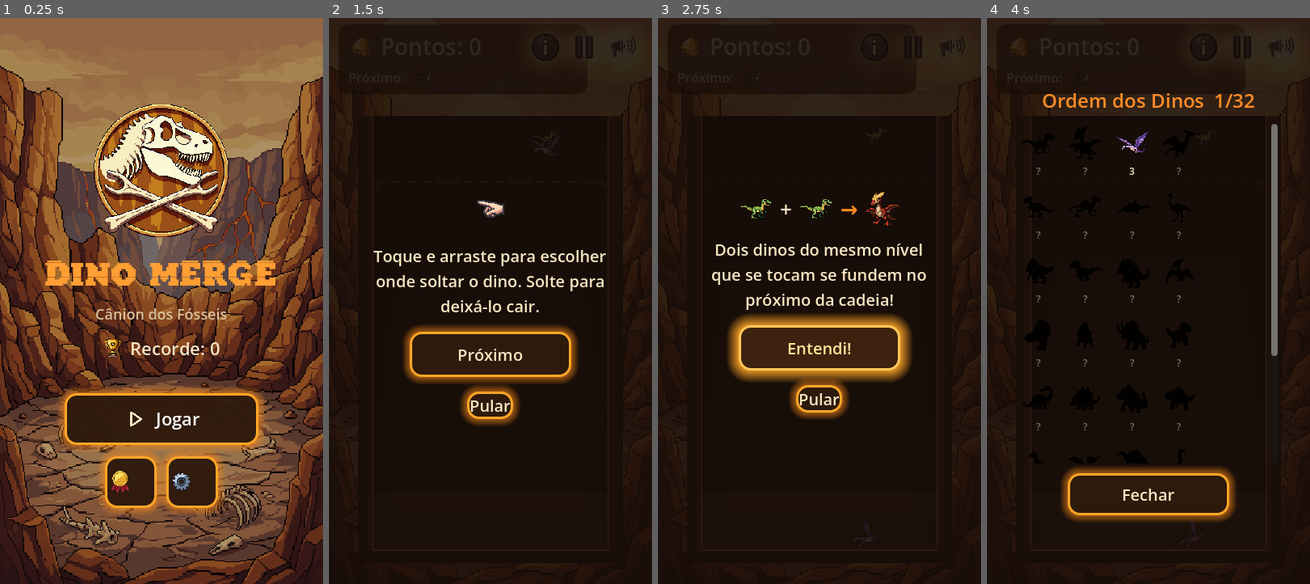
Above: before the commit, frames 1-4 (left to right).
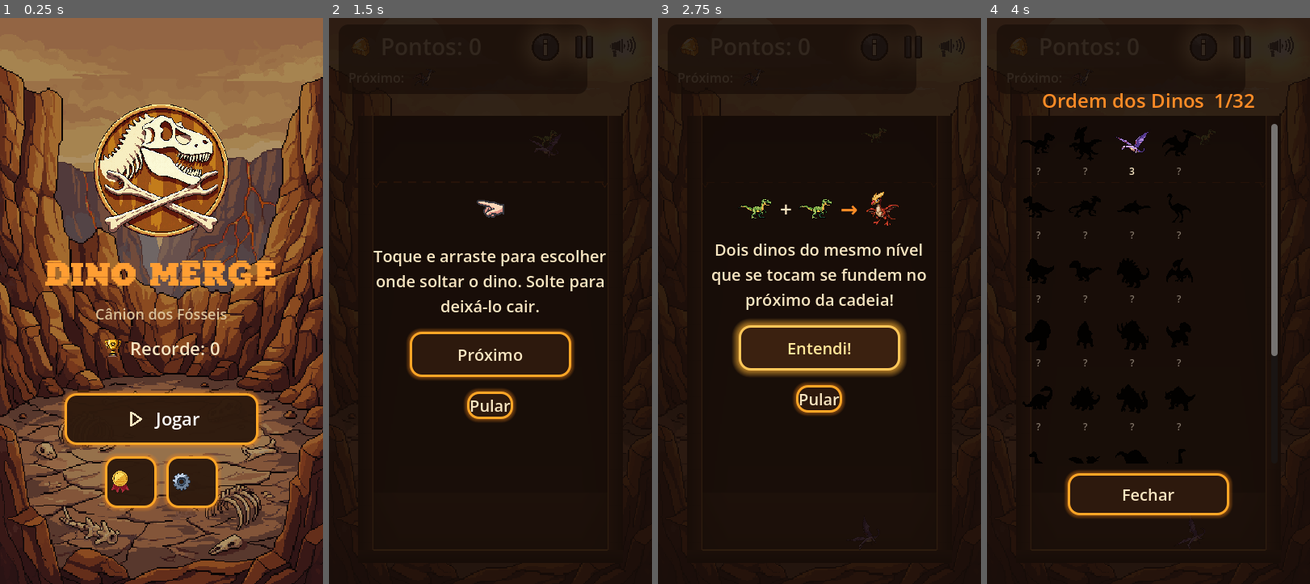
Above: after the commit, the same moments.

Repository: PedroHBGuimaraes/dino-merge
Game: Godot game, scene res://scenes/MainMenu.tscn
Same seed, same stepped clock (60 frames per second), same inputs: the game is played once before the commit and once after it. Sound files missing from this copy of the repository are replaced by a short silence.
Inputs (mouse positions are in pixels of both pictures, inside the frame that each line leads up to):
- Up to frame 1 (0.25 s): no input
- Up to frame 2 (1.5 s): click (490, 419) at 0.5 s; click (545, 46) at 1.25 s
- Up to frame 3 (2.75 s): click "Próximo" at 2 s
- Up to frame 4 (4 s): click "Entendi!" at 2.75 s; click (1203, 46) at 3.5 s

The runs differ from the first frame. In frame 1, 1.8% of the frame differs, in the area x 18-82%, y 65-88%; in frame 2, 2.0%; in frame 3, 3.1%, in the area x 21-79%, y 52-71%; in frame 4, 1.4%.

Commit message:
P2/C2: new-species toast, graduated shake, tiered score pop, calmer glow
- Toast system also fires "New species!" the first time a merge creates a
  chain level >= 5 (the spawner pool is filtered out). New string
  TOAST_NEW_SPECIES; queue entries are typed dicts now.
- Screen shake is graduated from chain index 10 up (was a single hard
  shake only at 26+), strength/duration scaled to how deep the merge is.
- Floating "+score" grows and warms (pale gold -> ember) with the merged
  tier, so a chain-topping merge visibly lands harder.
- Dialed the theme button glow down (shadow_size 10/16 -> 5/9) -- the
  pause menu buttons were over-haloed.

Co-Authored-By: Claude Sonnet 5 <noreply@anthropic.com>
Claude-Session: https://claude.ai/code/session_01NQG1usNTUr9ZTSvK2Fgmrp

Diff:
--- a/assets/ui/theme/main_theme.tres
+++ b/assets/ui/theme/main_theme.tres
@@ -11,8 +11,8 @@
 corner_radius_top_right = 14
 corner_radius_bottom_right = 14
 corner_radius_bottom_left = 14
-shadow_color = Color(1, 0.55, 0.1, 0.55)
-shadow_size = 10
+shadow_color = Color(1, 0.55, 0.1, 0.4)
+shadow_size = 5
 
 [sub_resource type="StyleBoxFlat" id="StyleBoxFlat_hover"]
 bg_color = Color(0.22, 0.12, 0.06, 0.97)
@@ -25,8 +25,8 @@
 corner_radius_top_right = 14
 corner_radius_bottom_right = 14
 corner_radius_bottom_left = 14
-shadow_color = Color(1, 0.65, 0.15, 0.85)
-shadow_size = 16
+shadow_color = Color(1, 0.7, 0.2, 0.6)
+shadow_size = 9
 
 [sub_resource type="StyleBoxFlat" id="StyleBoxFlat_pressed"]
 bg_color = Color(0.1, 0.06, 0.03, 1)
--- a/scripts/achievement_toast.gd
+++ b/scripts/achievement_toast.gd
@@ -1,13 +1,16 @@
 extends Control
 
-## In-run popup when an achievement unlocks. GameManager.achievement_unlocked
-## fires the moment a threshold is crossed mid-play (add_score / register_merge
-## / register_game_started) but nothing was listening -- the player only found
-## out by opening the menu screen later. This slides a card down from the top
-## edge, holds, slides back, one at a time from a queue.
+## In-run popups: achievement unlocked, and first time a new species is
+## created. Both used to be invisible until you opened a menu. A card
+## slides down from under the HUD, holds, slides back, one at a time from
+## a queue.
 ##
 ## Built entirely in code and dropped in as a single node (same pattern as
 ## FloatingScoreText) -- it has no editable layout worth a .tscn.
+
+## Species below this index come straight out of the spawner every game --
+## only toast the ones you had to merge your way up to.
+const SPECIES_TOAST_MIN_INDEX := 5
 
 const CARD_WIDTH := 300.0
 const CARD_HEIGHT := 64.0
@@ -19,10 +22,13 @@
 const SLIDE_IN := 0.35
 const SLIDE_OUT := 0.3
 
-var _queue: Array[String] = []
+## Each entry: {"kind": "achievement"|"species", "icon": Texture2D,
+## "kicker": String, "title": String}.
+var _queue: Array[Dictionary] = []
 var _busy := false
 var _card: Panel
 var _icon: TextureRect
+var _kicker: Label
 var _title: Label
 var _sfx: AudioStreamPlayer
 
@@ -34,10 +40,39 @@
 	_build()
 	_card.position.y = HIDDEN_Y
 	GameManager.achievement_unlocked.connect(_on_achievement_unlocked)
+	GameManager.species_discovered.connect(_on_species_discovered)
 
 
 func _on_achievement_unlocked(id: String) -> void:
-	_queue.append(id)
+	var achievement := Achievements.get_by_id(id)
+	if achievement == null:
+		return
+	_enqueue(
+		{
+			"kind": "achievement",
+			"icon": achievement.icon,
+			"kicker": tr("ACH_TOAST_UNLOCKED"),
+			"title": tr(achievement.title),
+		}
+	)
+
+
+func _on_species_discovered(index: int) -> void:
+	if index < SPECIES_TOAST_MIN_INDEX:
+		return
+	var lvl := DinoChain.get_level(index)
+	_enqueue(
+		{
+			"kind": "species",
+			"icon": lvl.texture,
+			"kicker": tr("TOAST_NEW_SPECIES"),
+			"title": lvl.dino_name,
+		}
+	)
+
+
+func _enqueue(entry: Dictionary) -> void:
+	_queue.append(entry)
 	if not _busy:
 		_pump()
 
@@ -47,13 +82,10 @@
 		_busy = false
 		return
 	_busy = true
-	var id: String = _queue.pop_front()
-	var achievement := Achievements.get_by_id(id)
-	if achievement == null:
-		_pump()
-		return
-	_icon.texture = achievement.icon
-	_title.text = tr(achievement.title)
+	var entry: Dictionary = _queue.pop_front()
+	_icon.texture = entry["icon"]
+	_kicker.text = entry["kicker"]
+	_title.text = entry["title"]
 	_card.position.x = (size.x - CARD_WIDTH) * 0.5
 	if _sfx.stream != null:
 		_sfx.play()
@@ -111,11 +143,10 @@
 	text.add_theme_constant_override("separation", 1)
 	row.add_child(text)
 
-	var kicker := Label.new()
-	kicker.text = tr("ACH_TOAST_UNLOCKED")
-	kicker.add_theme_font_size_override("font_size", 12)
-	kicker.add_theme_color_override("font_color", Color(1.0, 0.78, 0.35, 1.0))
-	text.add_child(kicker)
+	_kicker = Label.new()
+	_kicker.add_theme_font_size_override("font_size", 12)
+	_kicker.add_theme_color_override("font_color", Color(1.0, 0.78, 0.35, 1.0))
+	text.add_child(_kicker)
 
 	_title = Label.new()
 	_title.add_theme_font_size_override("font_size", 18)
--- a/scripts/main.gd
+++ b/scripts/main.gd
@@ -40,9 +40,9 @@
 const BG_MID_SCORE := 300
 const BG_HIGH_SCORE := 800
 
-## From this level index up, a merge is rare/special enough to earn a
-## screen shake on top of the usual particles/pop (top ~6 of 32 levels).
-const HIGH_MERGE_SHAKE_LEVEL := 26
+## From this level index up, a merge earns a (proportional) screen shake
+## on top of the usual particles/pop -- roughly the back half of the chain.
+const MID_MERGE_SHAKE_LEVEL := 10
 
 ## The dino currently loaded in the spawner (dragged/dropped on release).
 var current_level_index: int = 0
@@ -275,7 +275,7 @@
 	merge_sfx.volume_db = level_fraction * 4.0
 	merge_sfx.play()
 
-	_spawn_floating_score(global_pos, score_awarded)
+	_spawn_floating_score(global_pos, score_awarded, index)
 	if combo_count >= 2:
 		_spawn_combo_text(global_pos, combo_count)
 	_spawn_merge_particles(global_pos, index)
@@ -287,8 +287,15 @@
 	# more noticeable cue than "just a bigger version of every other one".
 	GameManager.vibrate(int(20 + level_fraction * 60))
 
-	if index >= HIGH_MERGE_SHAKE_LEVEL:
-		_screen_shake(7.0, 0.35)
+	# A merge from the middle of the chain up gets a small, proportional
+	# camera kick -- not just the rare top tiers. Below MID_MERGE_SHAKE_LEVEL
+	# the pop + particles carry it on their own.
+	if index >= MID_MERGE_SHAKE_LEVEL:
+		var s := (
+			float(index - MID_MERGE_SHAKE_LEVEL)
+			/ float(DinoChain.level_count() - 1 - MID_MERGE_SHAKE_LEVEL)
+		)
+		_screen_shake(lerpf(1.5, 8.0, s), lerpf(0.12, 0.36, s))
 	if index == DinoChain.level_count() - 1:
 		GameManager.vibrate(200)
 		_show_legendary_banner()
@@ -422,11 +429,16 @@
 	tween.chain().tween_callback(wave.queue_free)
 
 
-func _spawn_floating_score(global_pos: Vector2, amount: int) -> void:
+func _spawn_floating_score(global_pos: Vector2, amount: int, index: int = 0) -> void:
 	var popup := FLOATING_SCORE_SCENE.instantiate()
 	gameplay_root.add_child(popup)
 	popup.global_position = global_pos + Vector2(0, -20)
 	popup.text = "+%d" % amount
+	# Bigger and warmer (pale gold -> ember) the higher the merged tier, so
+	# a chain-topping merge's score visibly hits harder than an early one.
+	var frac := float(index) / float(DinoChain.level_count() - 1)
+	popup.scale = Vector2.ONE * (1.0 + frac * 0.9)
+	popup.color = Color(1.0, lerpf(0.95, 0.62, frac), lerpf(0.8, 0.2, frac))
 
 
 ## "COMBO xN!" callout for a chained merge (combo_count >= 2), reusing
--- a/translations.csv
+++ b/translations.csv
@@ -38,6 +38,7 @@
 SEQUENCE_TITLE,"Ordem dos Dinos","Dino Order","Orden de los Dinos","Dino-Reihenfolge","Ordre des Dinos"
 ACHIEVEMENTS_TITLE,"Conquistas","Achievements","Logros","Erfolge","Succès"
 ACH_TOAST_UNLOCKED,"Conquista desbloqueada!","Achievement unlocked!","¡Logro desbloqueado!","Erfolg freigeschaltet!","Succès débloqué !"
+TOAST_NEW_SPECIES,"Nova espécie!","New species!","¡Nueva especie!","Neue Art!","Nouvelle espèce !"
 ACH_FIRST_MERGE_NAME,"Primeira Fusão","First Merge","Primera Fusión","Erste Fusion","Première Fusion"
 ACH_FIRST_MERGE_DESC,"Funda dois dinos pela primeira vez.","Merge two dinos for the first time.","Fusiona dos dinos por primera vez.","Verschmilz zum ersten Mal zwei Dinos.","Fusionne deux dinos pour la première fois."
 ACH_TRICERATOPS_NAME,"Triceratops!","Triceratops!","¡Triceratops!","Triceratops!","Tricératops !"
Binary file changed: translations.de.translation
Binary file changed: translations.en.translation
Binary file changed: translations.es.translation
Binary file changed: translations.fr.translation
Binary file changed: translations.pt.translation
